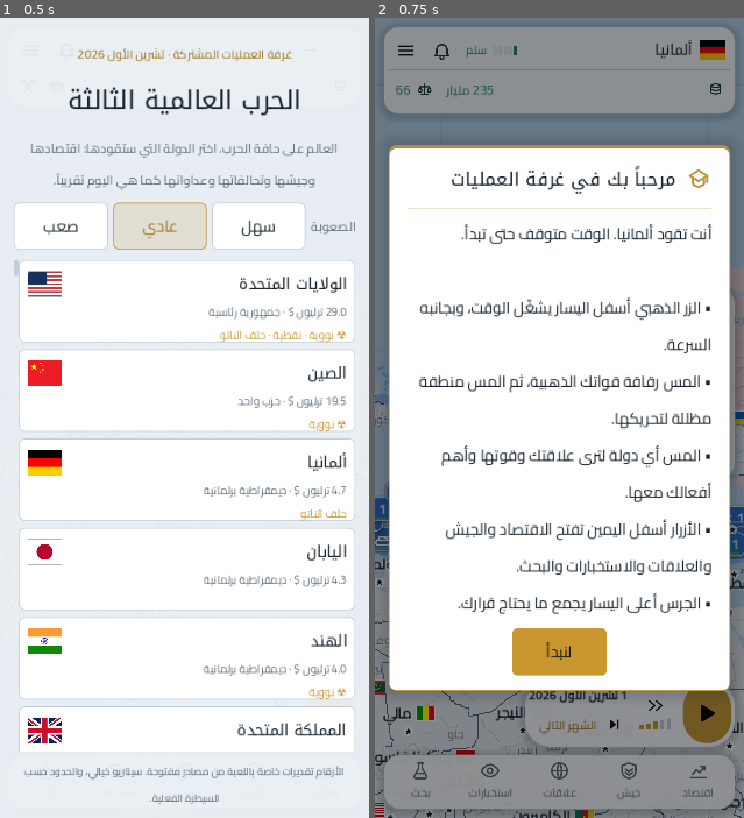
Above: before the commit, frames 1-2 (left to right).
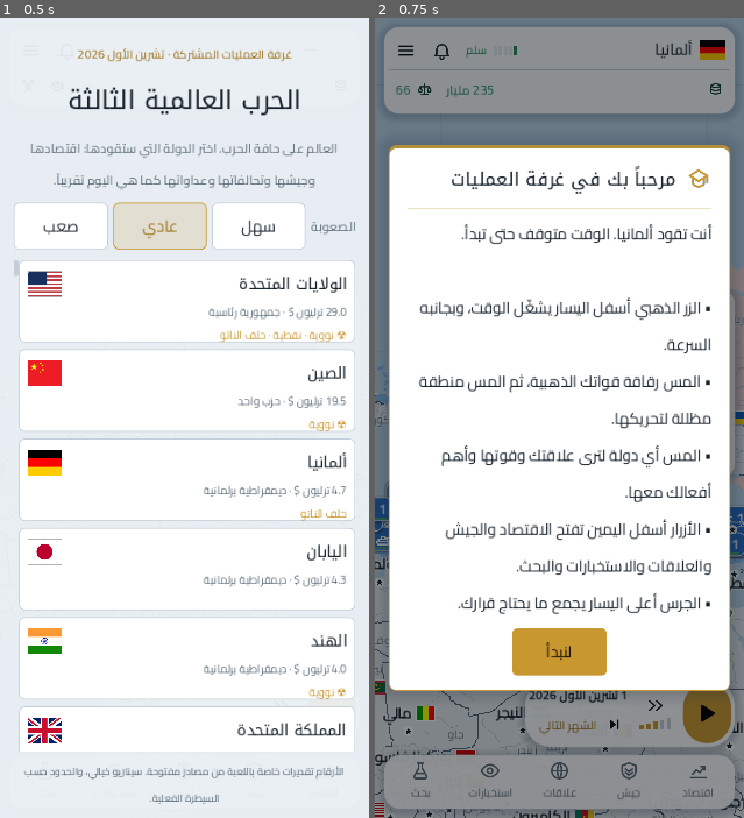
Above: after the commit, the same moments.

Repository: abbis9612-eng/zxc
Game: Godot game, scene res://ui/main.tscn
The game is run twice, just before and just after one commit, with the same random seed, the same clock (stepped at 60 frames per second) and the same inputs.
Inputs (mouse positions are in pixels of both pictures, inside the frame that each line leads up to):
- Up to frame 1 (0.5 s): no input
- Up to frame 2 (0.75 s): click (714, 458) at 0.5 s

Frame 1 is identical in both runs. In frame 2, less than 0.1% of the frame differs, in the area x 0-100%, y 62-66%.

Commit message:
المرحلة د: عرض المعركة على الخريطة
- رقائق الفرق بشكل السلاح الغالب (دبابة، جندي، مروحية) ونقاط الجيل
- شريط سيطرة فوق كل منطقة يجري فيها القتال، ووميض أحمر يشتد مع نقص السيطرة
- الطلعات الجوية ورشقات الصواريخ اليومية تُرسم من قواعدها الحقيقية مع الاعتراض الفعلي
- كاميرا المعركة: تنتقل لأسخن نقطة على الجبهة وتبطئ الوقت
- شريط أخبار مباشر للقتال فوق بطاقة السياق

Co-Authored-By: Claude Opus 5.5 <noreply@anthropic.com>
Claude-Session: https://claude.ai/code/session_01WsxQtQMaNF6UyTPYC6kZwa

Diff:
--- a/ui/icons.gd
+++ b/ui/icons.gd
@@ -37,6 +37,10 @@
 	"close": '<path d="M6 6l12 12M18 6L6 18"/>',
 	"target": '<circle cx="12" cy="12" r="8"/><circle cx="12" cy="12" r="3"/><path d="M12 1v5M12 18v5M1 12h5M18 12h5"/>',
 	"radar": '<circle cx="12" cy="12" r="9"/><circle cx="12" cy="12" r="5"/><path d="M12 12l6.4-6.4"/><circle cx="16" cy="9" r="1" fill="currentColor"/>',
+	"tank": '<path d="M3 15.5h18l-2.2 4H5.2z"/><path d="M6 15.5V12h10.5l1.8 3.5M9.5 12V9.5h5.5V12M15 10.7h7"/>',
+	"soldier": '<circle cx="11" cy="6" r="2.6"/><path d="M6 21v-4.5a5 5 0 0 1 10 0V21M15.5 12.5 21 4M7 9.5h8"/>',
+	"heli": '<path d="M3 5h18M12 5v3M5 12a5 3.5 0 0 0 10 0 5 3.5 0 0 0-10 0zM15 12h6l1-2M8 15.5 7 19h8l-1-3.5"/>',
+	"camera": '<path d="M3 8h4l2-3h6l2 3h4v11H3z"/><circle cx="12" cy="13" r="3.5"/>',
 	"advisor": '<path d="M4 9l8-5 8 5-8 5z"/><path d="M7 11v5c0 1.5 2.2 3 5 3s5-1.5 5-3v-5M20 9v6"/>',
 	"region": '<path d="M12 21s-7-6.2-7-11.5a7 7 0 0 1 14 0C19 14.8 12 21 12 21z"/><circle cx="12" cy="9.5" r="2.5"/>',
 	"capital": '<path fill="currentColor" stroke="none" d="M12 2.5l2.7 6.1 6.6.6-5 4.4 1.5 6.5L12 16.7l-5.8 3.4 1.5-6.5-5-4.4 6.6-.6z"/>',
--- a/ui/main.gd
+++ b/ui/main.gd
@@ -89,6 +89,13 @@
 var expand_btn: Button
 # الخريطة
 var layer_btn: Button
+var cam_btn: Button
+var _cam_i := 0
+## شريط الأخبار المباشر للقتال (فوق بطاقة السياق)
+var ticker: PanelContainer
+var ticker_lbl: Label
+var _tick_queue: Array = []
+var _tick_t := 0.0
 var layers_pop: PanelContainer
 var legend_panel: PanelContainer
 var legend_box: VBoxContainer
@@ -172,6 +179,7 @@
 	map.empty_tapped.connect(_on_empty_tapped)
 	map.strait_selected.connect(_on_strait_selected)
 	map.hovered.connect(_on_map_hover)
+	map.combat_event.connect(_on_combat_event)
 	add_child(map)
 
 	hud = Control.new()
@@ -497,6 +505,10 @@
 	var home := _pill_button("capital", "", _go_home, "العودة إلى دولتك")
 	home.custom_minimum_size = Vector2(TOUCH, TOUCH)
 	v.add_child(home)
+	cam_btn = _pill_button("camera", "", _watch_battle, "كاميرا المعركة: انتقل إلى أسخن نقطة على جبهتك وأبطئ الوقت")
+	cam_btn.custom_minimum_size = Vector2(TOUCH, TOUCH)
+	cam_btn.visible = false
+	v.add_child(cam_btn)
 	_pin(p, Control.PRESET_CENTER_RIGHT, Vector2(EDGE, -40))
 	hud.add_child(p)
 
@@ -558,6 +570,15 @@
 	ctx_box = UI.col()
 	ctx_box.add_theme_constant_override("separation", 8)
 	ctx_card.add_child(ctx_box)
+	ticker = PanelContainer.new()
+	ticker.add_theme_stylebox_override("panel", UI.float_box(12, 6))
+	ticker.visible = false
+	ticker.mouse_filter = Control.MOUSE_FILTER_IGNORE
+	ticker_lbl = UI.label("", UI.C_TEXT, 14)
+	ticker_lbl.text_overrun_behavior = TextServer.OVERRUN_TRIM_ELLIPSIS
+	ticker_lbl.clip_text = true
+	ticker.add_child(ticker_lbl)
+	bottom.add_child(ticker)
 	bottom.add_child(ctx_card)
 
 
@@ -1569,12 +1590,113 @@
 
 func _on_day() -> void:
 	_update_top()
+	var at_war: bool = not Game.sim.wars_of(Game.sim.state["player"]).is_empty()
+	if cam_btn.visible != at_war:
+		cam_btn.visible = at_war
+
+
+# ------------------------------------------------------------------ كاميرا المعركة والأخبار المباشرة
+
+## مناطق القتال في حروب اللاعب، الأضعف سيطرة أولاً
+func _player_battles() -> Array:
+	var s = Game.sim
+	var pid: String = s.state["player"]
+	var side: Array = [pid] + s.allies(pid)
+	var enemies: Array = s.enemies_of(pid)
+	var out: Array = []
+	for rid in s.db.region_ids:
+		var r: Dictionary = s.state["regions"][rid]
+		if float(r.get("control", 100.0)) < 99.5 and (r["owner"] in side or r["owner"] in enemies):
+			out.append(rid)
+	out.sort_custom(func(a, b): return float(s.state["regions"][a]["control"]) < float(s.state["regions"][b]["control"]))
+	if out.is_empty():
+		out = Divisions.front_regions(s, enemies, side)
+	return out
+
+
+## كل ضغطة تنتقل إلى المعركة التالية، وتبطئ الوقت حتى تتابعها
+func _watch_battle() -> void:
+	var list := _player_battles()
+	if list.is_empty():
+		_ticker_push("لا معارك على جبهتك الآن.")
+		return
+	var rid: String = list[_cam_i % list.size()]
+	_cam_i += 1
+	var info: Dictionary = Game.sim.db.regions[rid]
+	map.focus_point(float(info["lon"]), float(info["lat"]))
+	var slowed := Game.speed > 1
+	if slowed:
+		_set_speed(1)
+	var ctl := int(float(Game.sim.state["regions"][rid].get("control", 100.0)))
+	_ticker_push("كاميرا المعركة: %s · السيطرة %d%%%s" % [info["name_ar"], ctl, " · خففنا السرعة للمتابعة" if slowed else ""], true)
+
+
+func _on_combat_event(e: Dictionary) -> void:
+	var s = Game.sim
+	if s == null:
+		return
+	var pid: String = s.state["player"]
+	var mine: Array = [pid] + s.allies(pid)
+	var nm := func(rid: String) -> String: return String(s.db.regions.get(rid, {}).get("name_ar", "؟"))
+	var txt := ""
+	match String(e.get("kind", "")):
+		"capture":
+			var r: Dictionary = e["report"]
+			if not (pid in r.get("attackers", []) or pid in r.get("defenders", [])):
+				return
+			for rid in r.get("taken", []):
+				var owner: String = s.state["regions"][rid]["owner"]
+				txt = ("قواتنا تسيطر على %s" if owner in mine else "سقطت %s بيد العدو") % nm.call(rid)
+		"sortie", "salvo":
+			var w: Dictionary = s.war_between(pid, s.state["regions"][e["to"]]["owner"]) if s.state["regions"].has(e["to"]) else {}
+			if w.is_empty() or w["id"] != e.get("war_id", -1):
+				return
+			var ours: bool = String(e["side"]) in mine
+			if e["kind"] == "sortie":
+				var lost := int(e.get("lost", 0))
+				txt = ("%d طلعة لطيراننا من %s على %s" if ours else "%d طلعة معادية من %s على %s") % [int(e["n"]), nm.call(e["from"]), nm.call(e["to"])]
+				if lost > 0:
+					txt += (" · خسرنا %d" if ours else " · أسقطنا %d") % lost
+			else:
+				var icpt := int(e.get("intercepted", 0))
+				if ours:
+					txt = "رشقة من %d صاروخاً على %s · اعترض العدو %d" % [int(e["fired"]), nm.call(e["to"]), icpt]
+				else:
+					txt = "العدو يطلق %d صاروخاً على %s · اعترضنا %d" % [int(e["fired"]), nm.call(e["to"]), icpt]
+	if txt != "":
+		_ticker_push(txt)
+
+
+func _ticker_push(txt: String, now: bool = false) -> void:
+	if now:
+		_tick_queue.clear()
+		_tick_t = 0.0
+	_tick_queue.append(txt)
+	while _tick_queue.size() > 4:
+		_tick_queue.pop_front()
+
+
+func _ticker_step(delta: float) -> void:
+	_tick_t -= delta
+	if _tick_t > 0.0:
+		return
+	if _tick_queue.is_empty():
+		if ticker.visible:
+			ticker.visible = false
+			bottom.queue_sort()
+		return
+	ticker_lbl.text = _tick_queue.pop_front()
+	_tick_t = 2.4
+	if not ticker.visible:
+		ticker.visible = true
+		bottom.queue_sort()
 
 
 func _process(delta: float) -> void:
 	if not Game.is_running():
 		return
 	_refresh_acc += delta
+	_ticker_step(delta)
 	if _dirty and _refresh_acc > 0.25:
 		_refresh_acc = 0.0
 		_refresh()
--- a/world/battle_fx.gd
+++ b/world/battle_fx.gd
@@ -113,6 +113,48 @@
 	# 5) سقوط المنطقة: وميض بلون المنتصر واسمها
 	for rid in r.get("taken", []):
 		_add({"kind": "capture", "t0": t + 1.0, "dur": 2.4, "rid": String(rid), "col": col, "name": String(sim.db.regions[rid]["name_ar"])})
+
+
+## حدث قتال يومي من المحاكاة: طلعة جوية من قاعدة حقيقية، أو رشقة صواريخ يُعترض منها العدد المحسوب
+func spawn_event(e: Dictionary) -> void:
+	var sim = map.sim
+	if sim == null or fx.size() > MAX_FX - 12:
+		return
+	var from := String(e.get("from", ""))
+	var to := String(e.get("to", ""))
+	if from == "" or to == "" or from == to or not sim.db.regions.has(from) or not sim.db.regions.has(to):
+		return
+	var a := _center(from)
+	var b := _center(to)
+	var col := _side_color(String(e.get("side", "")))
+	var t := _now()
+	var dur := clampf(a.distance_to(b) / 9.0, 0.8, 1.8)
+	match String(e.get("kind", "")):
+		"sortie":
+			# تشكيل من طائرة إلى ثلاث بحسب عدد الطلعات، وتسقط واحدة إن أُسقط منها شيء
+			var n := clampi(1 + int(e.get("n", 1)) / 10, 1, 3)
+			var lost := int(e.get("lost", 0))
+			for i in n:
+				var off := Vector2(0, (float(i) - float(n - 1) * 0.5) * 0.25)
+				var shot := i == n - 1 and lost > 0
+				_add({"kind": "plane", "t0": t + 0.1 * i, "dur": dur, "a": a + off, "b": b + off, "col": col, "cut": 0.7 if shot else 1.0})
+				if shot:
+					_add({"kind": "flak", "t0": t + 0.1 * i + dur * 0.7, "dur": 0.5, "p": _arc_point(a + off, b + off, 0.7, false)})
+				else:
+					_add({"kind": "boom", "t0": t + 0.1 * i + dur, "dur": 0.7, "p": b + off * 0.5, "small": true})
+		"salvo":
+			# حتى ستة صواريخ مرئية بنسبة الاعتراض الفعلية
+			var fired := int(e.get("fired", 1))
+			var shown := clampi(fired, 1, 6)
+			var icpt := int(roundf(float(shown) * float(e.get("intercepted", 0)) / maxf(1.0, float(fired))))
+			for i in shown:
+				var jitter := Vector2(sin(i * 2.3), cos(i * 1.7)) * 0.15
+				var cut := i < icpt
+				_add({"kind": "missile", "t0": t + 0.12 * i, "dur": dur, "a": a, "b": b + jitter, "col": col, "cut": 0.6 if cut else 1.0})
+				if cut:
+					_add({"kind": "flak", "t0": t + 0.12 * i + dur * 0.6, "dur": 0.5, "p": _arc_point(a, b + jitter, 0.6, true)})
+				else:
+					_add({"kind": "boom", "t0": t + 0.12 * i + dur, "dur": 0.8, "p": b + jitter})
 
 
 ## ضربة واحدة: طائرة من قاعدة عاملة، أو صاروخ بقوس من أرض المطلق. intercepted: تنفجر في الجو
--- a/world/map_view.gd
+++ b/world/map_view.gd
@@ -19,6 +19,8 @@
 signal units_tapped(rid: String, owner: String, ids: Array)
 ## لمس خارج أي منطقة أو دولة
 signal empty_tapped
+## حدث قتال يومي (طلعة جوية أو رشقة صواريخ أو سقوط منطقة) لشريط الأخبار المباشر
+signal combat_event(e: Dictionary)
 ## لمس نقطة مضيق على الخريطة
 signal strait_selected(sid: String)
 
@@ -163,6 +165,10 @@
 var _by_area: Array = []        # المناطق مرتبة بالمساحة (للأسماء)
 var _tw_cache := {}             # عرض النصوص المحسوب
 var _aff_cache := {}
+var _look_cache := {}
+var _look_day := -1
+var _contested: Array = []
+var _ctl_day := -1
 var _vis_cache := {}
 
 
@@ -429,7 +435,14 @@
 	if not sim.battle_feed.is_empty():
 		for r in sim.battle_feed:
 			_bfx.spawn(r)
+			if r.get("daily", false):
+				combat_event.emit({"kind": "capture", "report": r})
 		sim.battle_feed.clear()
+	if not sim.combat_feed.is_empty():
+		for e in sim.combat_feed:
+			_bfx.spawn_event(e)
+			combat_event.emit(e)
+		sim.combat_feed.clear()
 	_bfx.cleanup()
 	# إعادة الرسم للحركة فقط: الجبهات تنبض، والفرق تنزلق، والمعارك، ونبضة اللمس. حتى 30 مرة في الثانية.
 	var anim: bool = not sim.state.get("wars", []).is_empty() or not move_ids.is_empty() or _ping_t >= 0.0 or _bfx.active() or _bfx.has_fires()
@@ -572,6 +585,14 @@
 			_outline(shape2, pal("OUTLINE"), 4.5 / s)
 			_outline(shape2, pal("FRONT"), 2.5 / s)
 	_draw_fronts(s)
+	# المناطق التي يجري فيها القتال: وميض أحمر يشتد كلما نقصت السيطرة
+	if sim != null:
+		for rid in _contested:
+			if not _region_idx.has(rid):
+				continue
+			var ctl := clampf(float(sim.state["regions"][rid].get("control", 100.0)) / 100.0, 0.0, 1.0)
+			var a := (1.0 - ctl) * (0.18 + 0.10 * sin(_time * 4.0 + float(_region_idx[rid])))
+			_fill_shape(ci, _regions[_region_idx[rid]], Color(pal("FRONT"), a))
 	_bfx.draw_capture_fill(ci)
 	if selected_region != "" and _region_idx.has(selected_region):
 		var sh: Dictionary = _regions[_region_idx[selected_region]]
@@ -589,11 +610,15 @@
 		_chip_hits = []
 		_strait_hits = []
 		_aff_cache = {}
+		if int(sim.state["day"]) != _look_day:
+			_look_day = int(sim.state["day"])
+			_look_cache = {}
 		_vis_cache = {}
 		# الأهم يُرسم أولاً ويحجز مكانه: الوحدات، ثم العواصم، ثم المناطق
 		_draw_wars_markers()
 		_draw_attack_orders()
 		_draw_divisions()
+		_draw_control_bars()
 		_draw_move_preview()
 		_draw_capitals()
 		_bfx.draw_ground(_over)
@@ -811,7 +836,7 @@
 
 
 ## رقاقة وحدات: لون الانتماء، رمز المشاة القياسي، العدد بخط كبير، وشريط الجاهزية في أسفلها
-func _draw_chip(center: Vector2, aff: String, n: int, strength: float, sel: bool, moving: bool) -> Rect2:
+func _draw_chip(center: Vector2, aff: String, n: int, strength: float, sel: bool, moving: bool, icon: String = "unit", gen: int = 0) -> Rect2:
 	var fs := _fs(14)
 	var txt := str(n)
 	var tw := _tw(_font_bold, txt, fs)
@@ -834,7 +859,13 @@
 	if moving:
 		sb.bg_color = fill.lerp(Color.WHITE, 0.12)
 	_cv.draw_style_box(sb, r)
-	_cv.draw_texture_rect(Icons.tex("unit", ink, 48), Rect2(r.position + Vector2(8, (h - icon_w) * 0.5), Vector2(icon_w, icon_w)), false)
+	_cv.draw_texture_rect(Icons.tex(icon, ink, 48), Rect2(r.position + Vector2(8, (h - icon_w) * 0.5), Vector2(icon_w, icon_w)), false)
+	# الجيل: نقاط صغيرة فوق الرقاقة (جيل 1 إلى 5)
+	if gen > 0:
+		var dr := maxf(1.6, float(_fs(3)) * 0.6)
+		for gi in gen:
+			_cv.draw_circle(Vector2(r.position.x + 9 + gi * dr * 2.6, r.position.y - dr - 1), dr + 0.8, pal("OUTLINE"))
+			_cv.draw_circle(Vector2(r.position.x + 9 + gi * dr * 2.6, r.position.y - dr - 1), dr, fill.lightened(0.35))
 	_cv.draw_string(_font_bold, Vector2(r.position.x + 8 + icon_w + 4, r.position.y + h * 0.5 + fs * 0.36), txt, HORIZONTAL_ALIGNMENT_LEFT, -1, fs, ink)
 	# الجاهزية: خط في قاعدة الرقاقة
 	var bw := w - h * 0.6
@@ -909,6 +940,57 @@
 	if not _vis_cache.has(owner):
 		_vis_cache[owner] = Intel.visibility(sim, sim.state["player"], owner) >= 40.0
 	return _vis_cache[owner]
+
+
+## شكل فرق الدولة: دبابة إن غلبت المدرعات على قوتها البرية، ومروحية إن غلبت المروحيات، وإلا جندي؛ مع جيل البر
+func _unit_look(owner: String) -> Array:
+	if _look_cache.has(owner):
+		return _look_cache[owner]
+	var c: Dictionary = sim.country(owner)
+	var arm: float = sim.unit_power(c, "armor")
+	var inf: float = sim.unit_power(c, "infantry")
+	var hel: float = sim.unit_power(c, "helicopters")
+	var icon := "soldier"
+	if arm >= inf and arm >= hel:
+		icon = "tank"
+	elif hel > inf:
+		icon = "heli"
+	var out := [icon, clampi(int(c["tech"].get("land", 1)), 1, 5)]
+	_look_cache[owner] = out
+	return out
+
+
+## شريط السيطرة فوق كل منطقة يجري فيها القتال: لون صاحبها بقدر سيطرته، والباقي بلون المهاجم
+func _draw_control_bars() -> void:
+	var day := int(sim.state["day"])
+	if day != _ctl_day:
+		_ctl_day = day
+		_contested = []
+		var regs: Dictionary = sim.state["regions"]
+		for rid in sim.db.region_ids:
+			if float(regs[rid].get("control", 100.0)) < 99.5:
+				_contested.append(rid)
+	if _contested.is_empty():
+		return
+	var screen := Rect2(Vector2.ZERO, size)
+	var w := 46.0 * text_scale
+	var h := maxf(5.0, 6.0 * text_scale)
+	for rid in _contested:
+		var p := region_screen(rid) + Vector2(0, -float(_fs(14)) - float(_fs(24)) * 0.5 - 12.0 * text_scale)
+		if not screen.has_point(p):
+			continue
+		var owner: String = sim.state["regions"][rid]["owner"]
+		var ctl := clampf(float(sim.state["regions"][rid].get("control", 100.0)) / 100.0, 0.0, 1.0)
+		var r := Rect2(p - Vector2(w * 0.5, h * 0.5), Vector2(w, h))
+		var own_col: Color = pal({"mine": "U_MINE", "friend": "U_FRIEND", "hostile": "U_HOSTILE"}.get(_aff(owner), "U_NEUTRAL"))
+		var atk_col: Color = pal("U_HOSTILE") if _aff(owner) != "hostile" else pal("U_MINE")
+		_cv.draw_rect(r.grow(1.5), pal("OUTLINE"))
+		_cv.draw_rect(r, atk_col)
+		_cv.draw_rect(Rect2(r.position, Vector2(w * ctl, h)), own_col)
+		# نبضة على طرف الخط حين تكون المنطقة على وشك السقوط
+		if ctl < 0.3:
+			_cv.draw_rect(r.grow(2.5 + sin(_time * 8.0) * 1.5), Color(pal("FRONT"), 0.8), false, 1.5)
+		_labels.append(r.grow(3))
 
 
 func _draw_divisions() -> void:
@@ -957,7 +1039,8 @@
 		if not screen.has_point(p):
 			continue
 		var n := int(g["n"])
-		var r := _draw_chip(p, aff, n, float(g["str"]) / float(n), g["sel"], g["moving"])
+		var look := _unit_look(g["owner"])
+		var r := _draw_chip(p, aff, n, float(g["str"]) / float(n), g["sel"], g["moving"], look[0], look[1])
 		_labels.append(r.grow(2))
 		_chip_hits.append([r.grow(6), g["rid"], g["owner"], g["ids"] if g["moving"] else []])
 
Not shown, changed: docs/roadmap.md
